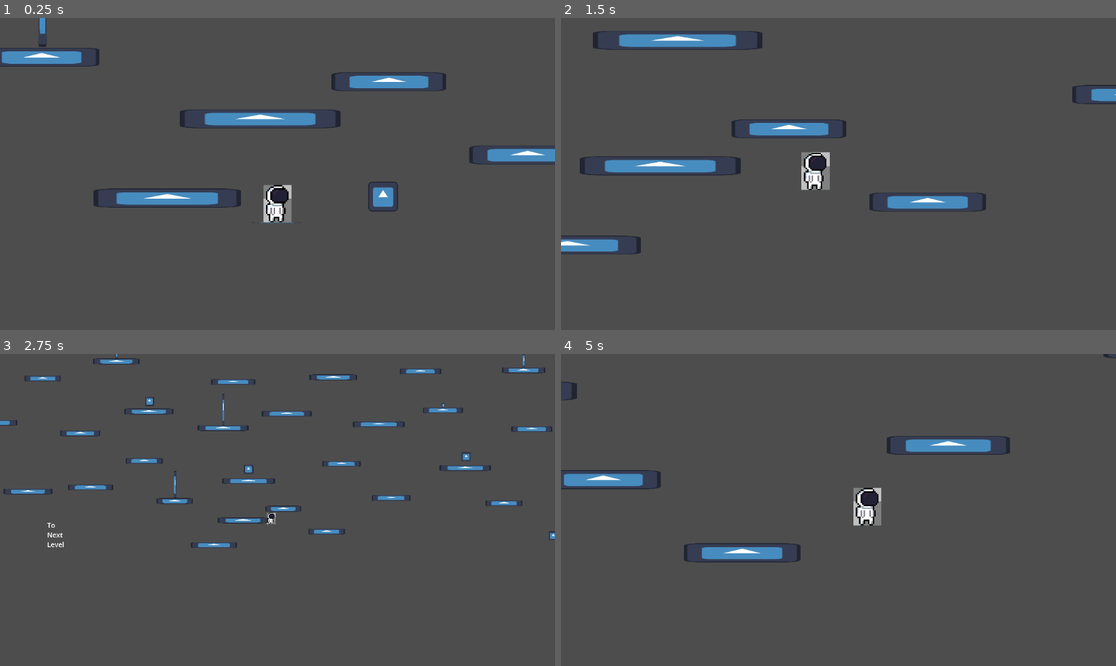
Above: before the commit, frames 1-4 (two rows, left to right).
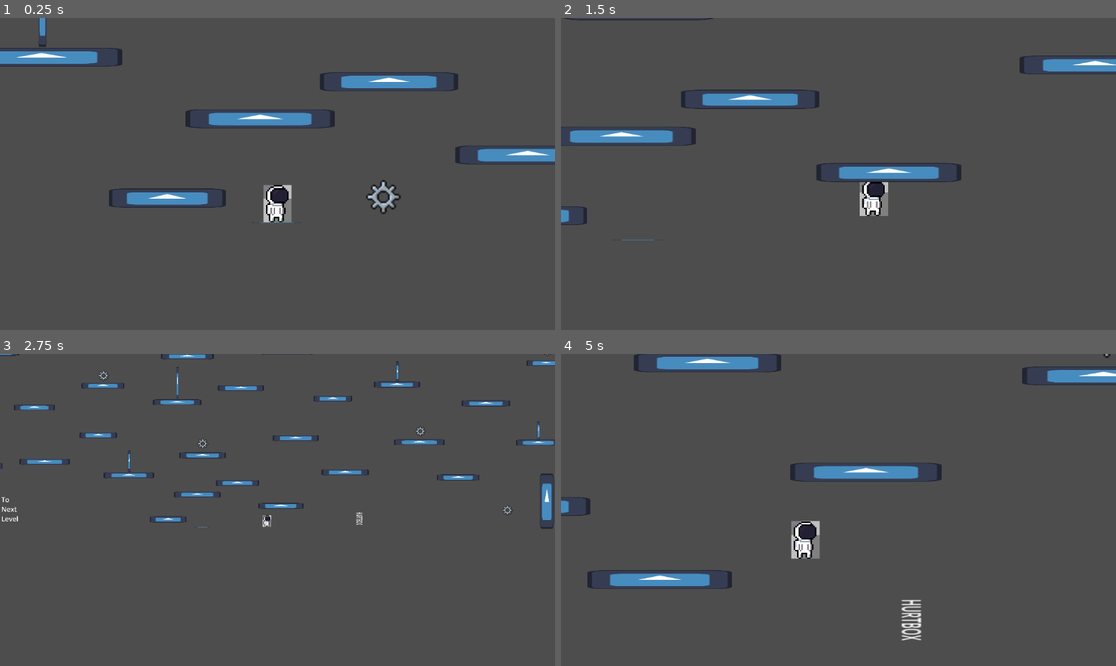
Above: after the commit, the same moments.

Repository: Atlus06/Planet-Trotter
Game: Godot game, scene res://src/core/main_game/main.tscn
Same seed, same stepped clock (60 frames per second), same inputs: the game is played once before the commit and once after it. The engine's default icon, where the game draws it, is replaced by a stand-in: a white triangle on a blue panel in a dark square.
Inputs (mouse positions are in pixels of both pictures, inside the frame that each line leads up to):
- Up to frame 1 (0.25 s): no input
- Up to frame 2 (1.5 s): tap Enter at 0.5 s; move the mouse to (960, 158) at 0.52 s; hold Shift (slide, bound only before the commit) 0.53-1.28 s; hold D (move_right) from 0.53 s (still down); click (960, 158) at 0.67 s; tap W (jump) at 0.77, 0.8, 1.07, 1.35 s; move the mouse to (727, 189) at 1.27 s
- Up to frame 3 (2.75 s): tap W (jump) at 1.52, 1.82, 2.3 s; tap Shift (slide, bound only before the commit) at 1.55 s; move the mouse to (333, 441) at 2.02 s; release D (move_right) at 2.03 s; hold A (move_left) from 2.03 s (still down); hold P (cam_zoom) from 2.03 s (still down)
- Up to frame 4 (5 s): move the mouse to (810, 572) at 2.77 s; release A (move_left) at 2.78 s; release P (cam_zoom) at 2.78 s; hold D (move_right) 2.78-4.28 s; tap Space (dash) at 2.85 s; click (810, 572) at 2.92 s; tap W (jump) at 3.02, 3.32, 3.77, 3.8, 4.07, 4.52, 4.82 s; tap Shift (slide, bound only before the commit) at 3.05, 4.55 s; move the mouse to (1005, 556) at 3.52 s; tap Down (look_down) at 3.6 s; move the mouse to (672, 463) at 4.27 s; hold A (move_left) from 4.28 s (still down); tap Left (look_left) at 4.35 s

The runs differ from the first frame. In frame 1, 1.9% of the frame differs, in the area x 0-99%, y 3-63%; in frame 2, 9.3%, in the area x 0-100%, y 0-76%; in frame 3, 5.4%; in frame 4, 7.5%.

Commit message:
added health & collectoble counting system

Diff:
--- /dev/null
+++ b/player_spawn_point.gd
@@ -0,0 +1,12 @@
+class_name Player_Spwan extends Marker2D
+
+@export var player: Player
+
+# Called when the node enters the scene tree for the first time.
+func _ready() -> void:
+	pass # Replace with function body.
+
+
+# Called every frame. 'delta' is the elapsed time since the previous frame.
+func _process(delta: float) -> void:
+	pass
--- a/project.godot
+++ b/project.godot
@@ -79,10 +79,14 @@
 "events": [Object(InputEventKey,"resource_local_to_scene":false,"resource_name":"","device":-1,"window_id":0,"alt_press …(192 unchanged characters)…
 ]
 }
-slide={
+crouch={
 "deadzone": 0.2,
 "events": [Object(InputEventKey,"resource_local_to_scene":false,"resource_name":"","device":-1,"window_id":0,"alt_press …(195 unchanged characters)…
 ]
+}
+Heal={
+"deadzone": 0.2,
+"events": []
 }
 
 [physics]
--- a/src/components/GameSignals.gd
+++ /dev/null
@@ -1,3 +0,0 @@
-class_name Game_Signals extends Node
-
-signal change_level
--- a/src/components/InputComponent.gd
+++ b/src/components/InputComponent.gd
@@ -15,7 +15,7 @@
 	aim_direction = Input.get_axis("jump", "down")
 	jump_pressed = Input.is_action_just_pressed("jump")
 	dash_pressed = Input.is_action_just_pressed("dash")
-	slide_pressed = Input.is_action_pressed("slide")
+	slide_pressed = Input.is_action_pressed("crouch")
 
 	#camera movement
 	camera_look.x = Input.get_axis("look_left","look_right")
--- a/src/components/MovementComponent.gd
+++ b/src/components/MovementComponent.gd
@@ -16,6 +16,7 @@
 var jumping := false
 var Ydirection: float
 var CanJump := false
+var CanDJump := false
 var is_wall_jumping := false
 
 var wants_dash := false
@@ -50,22 +51,19 @@
 	if body.is_on_floor() or body.is_on_wall():
 		CanJump = true
 		CanDash = true
+		CanDJump = true
 		was_on_floor = true
 
 	#jump
-	if jumping == true:
-		if body.is_on_floor() or not coyote_timer.is_stopped():
-			body.velocity.y = jump_velo
-			CanJump = false
-			coyote_timer.stop()
-		elif jumping and CanJump == true:
-			body.velocity.y = jump_velo
-			CanJump = false
+	if jumping and CanJump:
+		jump()
+		#print("normal jump")
+	elif jumping and CanDJump and not body.is_on_floor():
+		jump()
+		#print("double jump")
 
-	if was_on_floor and coyote_timer.is_stopped():
+	if body.is_on_floor() == false and CanJump and coyote_timer.is_stopped():
 		coyote_timer.start()
-		was_on_floor = false
-
 
 
 
@@ -97,13 +95,21 @@
 			wall_jump.start()
 			is_wall_jumping = true
 
-	handle_slide(delta)
+	handle_slide()
 
 	body.move_and_slide()
 
 
 
-func handle_slide(delta: float) -> void:
+func jump():
+	body.velocity.y = jump_velo
+	if body.is_on_floor():
+		CanJump = false
+	elif was_on_floor:
+		CanDJump = false
+
+
+func handle_slide() -> void:
 		#slide/ crouch
 	#if wants_slide and direction == 0:
 		#wants_crouch = true
@@ -111,7 +117,7 @@
 	if body.is_on_floor() and wants_slide and abs(body.velocity.x) > min_slide_tres and canslide:
 		if is_sliding == false:
 			is_sliding = true
-			print("slide started")
+			#print("slide started")
 			dash_cooldown.start()
 			canslide = false
 
@@ -122,10 +128,10 @@
 
 		if abs(body.velocity.x) <= slide_stop_tres:
 			stop_sliding()
-			print("slide stopped: stop treshold")
+			#print("slide stopped: stop treshold")
 		elif wants_slide == false:
 			stop_sliding()
-			print("slide stopped: button released")
+			#print("slide stopped: button released")
 
 
 
@@ -140,3 +146,7 @@
 
 func _on_dash_cooldown_timeout() -> void:
 	canslide = true
+
+
+func _on_coyote_timer_timeout() -> void:
+	CanJump = false
--- a/src/components/collectable_component.gd
+++ b/src/components/collectable_component.gd
@@ -3,6 +3,15 @@
 @export var Colletable_name: String
 var resource_value := 1
 
+var can_collect = false
+
+func _ready() -> void:
+	await get_tree().create_timer(0.1).timeout
+	can_collect = true
+
+
 func _on_collectable_body_entered(body: Node2D) -> void:
 	#print("You got a resource!")
-	get_parent().queue_free()
+	if body is Player and can_collect:
+		GameSignals.collectable_collected.emit(resource_value)
+		get_parent().queue_free()
--- /dev/null
+++ b/src/components/health_component.gd
@@ -0,0 +1,22 @@
+class_name Health_Component extends Node
+
+var max_health := 30
+var current_health: int
+
+signal health_changed
+signal dead
+
+func _ready() -> void:
+	current_health = max_health
+	health_changed.connect(health_update)
+	GameSignals.hurt_player.connect(player_hurt)
+
+	#print(current_health)
+
+func health_update() -> void:
+	current_health = clamp(current_health, 0, 30)
+	print("Health: %d / %d" %[current_health, max_health])
+
+func player_hurt(damage) -> void:
+	current_health -= damage
+	health_changed.emit()
--- /dev/null
+++ b/src/core/global systems/GameSignals.gd
@@ -0,0 +1,11 @@
+class_name Game_Signals extends Node
+
+signal change_level
+signal leaving_level(next_level_path)
+
+signal player_spawn(marker_location)
+
+signal hurt_player(damage)
+
+signal collectable_collected(value)
+signal level_max_collectable(max_collectables)
--- a/src/core/main_game/main.gd
+++ b/src/core/main_game/main.gd
@@ -1,19 +1,37 @@
 extends Node
 
 @onready var LevelRoot = get_node("World/LevelRoot")
+@onready var EntityRoot = get_node("World/EntityRoot")
+
+@export var player: Player
+
 
 func _ready() -> void:
-	#$Systems/LevelSwitcher.Switch_Level.connect(switch_level)
-	GameSignals.change_level.connect(switch_level)
-	#pass
+	load_start()
+
+	GameSignals.leaving_level.connect(switch_level)
 
 
-func switch_level():
-	#print("AAAAAAAAAAAAAAAAAAAAAAAAAAAAAAAAAAAAAA")
+func load_start():
+	if LevelRoot.get_child_count() == 0:
+		var start_level = load("res://src/levels/levels/start_level_test.tscn")
+		if start_level:
+			var new_level_instance = start_level.instantiate()
+			LevelRoot.call_deferred("add_child", new_level_instance)
+
+
+func switch_level(new_level_path: String):
+	#print("Changed level")
 	if LevelRoot.get_child_count() > 0:
-		var old_level = LevelRoot.get_child(0)
-		old_level.queue_free()
+		var current_level = LevelRoot.get_child(0)
+		current_level.queue_free()
 
-	var new_level_instance = preload("uid://n8mlxlm6rc5c").instantiate()
+	var level_scene = load(new_level_path)
+	if level_scene:
+		var new_level_instance = level_scene.instantiate()
+		LevelRoot.call_deferred("add_child", new_level_instance)
 
-	LevelRoot.add_child.call_deferred(new_level_instance)
+
+
+
+	#LevelRoot.add_child.call_deferred(new_level_instance)
--- a/src/core/main_game/main.tscn
+++ b/src/core/main_game/main.tscn
@@ -1,22 +1,22 @@
 [gd_scene format=3 uid="uid://drc4lugns5bhe"]
 
 [ext_resource type="Script" uid="uid://dru7mi1kfsfuy" path="res://src/core/main_game/main.gd" id="1_l4v7s"]
-[ext_resource type="PackedScene" uid="uid://bron0wumjmfk4" path="res://src/levels/levels/start_level_test.tscn" id="2_8jwtq"]
+[ext_resource type="Script" uid="uid://b3o3cuhc47nrl" path="res://src/core/main_game/systems.gd" id="2_xijci"]
 [ext_resource type="PackedScene" uid="uid://cf61t4wy32qm4" path="res://src/gameplay/player/player.tscn" id="3_h7gx0"]
 
-[node name="Main" type="Node" unique_id=966117738]
+[node name="Main" type="Node" unique_id=966117738 node_paths=PackedStringArray("player")]
 process_mode = 3
 script = ExtResource("1_l4v7s")
+player = NodePath("World/EntityRoot/Player")
 
 [node name="Systems" type="Node" parent="." unique_id=952550901]
+script = ExtResource("2_xijci")
 
 [node name="World" type="Node2D" parent="." unique_id=1859327939]
 process_mode = 1
 
 [node name="LevelRoot" type="Node2D" parent="World" unique_id=492495862]
 
-[node name="StartLevel_Test" parent="World/LevelRoot" unique_id=528654400 instance=ExtResource("2_8jwtq")]
-
 [node name="EntityRoot" type="Node2D" parent="World" unique_id=111508631]
 
 [node name="Player" parent="World/EntityRoot" unique_id=1113507717 instance=ExtResource("3_h7gx0")]
--- /dev/null
+++ b/src/core/main_game/systems.gd
@@ -0,0 +1,20 @@
+extends Node
+
+var collectables_collected: int
+var max_collectables: int
+
+
+func _ready() -> void:
+	GameSignals.level_max_collectable.connect(set_max_collectables)
+	GameSignals.collectable_collected.connect(update_collectables)
+
+
+
+#Collectable system
+func set_max_collectables(most: int) -> void:
+	max_collectables = most
+
+func update_collectables(value: int) -> void:
+	collectables_collected += value
+	clamp(collectables_collected, 0, max_collectables)
+	print("Collectables Collected: %d / %d" %[collectables_collected, max_collectables])
--- a/src/gameplay/interactables/collectibles.tscn
+++ b/src/gameplay/interactables/collectibles.tscn
@@ -1,6 +1,6 @@
 [gd_scene format=3 uid="uid://doi2h56o46e1t"]
 
-[ext_resource type="Texture2D" uid="uid://qdl4mhpxnvab" path="res://Assets/icon.svg" id="1_oknvs"]
+[ext_resource type="Texture2D" uid="uid://cr18s8eg24qew" path="res://Assets/gear.png" id="1_wa5cq"]
 [ext_resource type="Script" uid="uid://1m6kv0ita3is" path="res://src/components/collectable_component.gd" id="2_gb2wt"]
 
 [sub_resource type="CircleShape2D" id="CircleShape2D_gb2wt"]
@@ -9,7 +9,9 @@
 [node name="Collectable" type="Area2D" unique_id=935513117]
 
 [node name="Sprite2D" type="Sprite2D" parent="." unique_id=856447400]
-texture = ExtResource("1_oknvs")
+position = Vector2(1.4999987, 2.0000057)
+scale = Vector2(6.71875, 6.562501)
+texture = ExtResource("1_wa5cq")
 
 [node name="CollisionShape2D" type="CollisionShape2D" parent="." unique_id=1097344666]
 shape = SubResource("CircleShape2D_gb2wt")
--- /dev/null
+++ b/src/gameplay/interactables/hurt_box.gd
@@ -0,0 +1,8 @@
+extends Area2D
+
+var damage := 10
+
+
+func _on_body_entered(body: Node2D) -> void:
+	#if Player:
+	GameSignals.hurt_player.emit(damage)
--- /dev/null
+++ b/src/gameplay/interactables/hurt_box.tscn
@@ -0,0 +1,24 @@
+[gd_scene format=3 uid="uid://fbejtmxntvl"]
+
+[ext_resource type="Script" uid="uid://cmjduv6rdwx0x" path="res://src/gameplay/interactables/hurt_box.gd" id="1_3sp3k"]
+
+[sub_resource type="CapsuleShape2D" id="CapsuleShape2D_3sp3k"]
+radius = 34.0
+height = 116.0
+
+[node name="HurtBox" type="Area2D" unique_id=1730661942]
+script = ExtResource("1_3sp3k")
+
+[node name="CollisionShape2D" type="CollisionShape2D" parent="." unique_id=901827892]
+shape = SubResource("CapsuleShape2D_3sp3k")
+
+[node name="Label" type="Label" parent="." unique_id=1690257913]
+offset_left = 49.0
+offset_top = -53.999996
+offset_right = 126.0
+offset_bottom = -30.999996
+rotation = 1.5680791
+scale = Vector2(1.4001071, 4.120858)
+text = "HURTBOX"
+
+[connection signal="body_entered" from="." to="." method="_on_body_entered"]
--- a/src/gameplay/player/player.gd
+++ b/src/gameplay/player/player.gd
@@ -4,6 +4,7 @@
 @onready var movement_component: Movement_Component = %Movement_Component
 @onready var gravity_component: Gravity_Component = %Gravity_Component
 @onready var camera_component: Camera_Component = %Camera_Component
+@onready var health_component: Health_Component = %Health_Component
 
 
 func _physics_process(delta: float) -> void:
@@ -17,7 +18,7 @@
 	movement_component.jumping = input_component.jump_pressed
 	movement_component.wants_dash = input_component.dash_pressed
 	movement_component.wants_slide = input_component.slide_pressed
-	movement_component.handle_slide(delta)
+	movement_component.handle_slide()
 	movement_component.update(delta)
 
 	#applies gravity
--- a/src/gameplay/player/player.tscn
+++ b/src/gameplay/player/player.tscn
@@ -6,9 +6,10 @@
 [ext_resource type="Script" uid="uid://c8ar433hsh7mt" path="res://src/components/InputComponent.gd" id="3_6t5aa"]
 [ext_resource type="Script" uid="uid://d1710yeed7ers" path="res://src/components/GravityComponent.gd" id="5_fkybt"]
 [ext_resource type="Script" uid="uid://cvew43pwirayn" path="res://src/components/camera_component.gd" id="6_x3wgy"]
+[ext_resource type="Script" uid="uid://c468vlif3y6ll" path="res://src/components/health_component.gd" id="7_kjyqo"]
 
 [sub_resource type="RectangleShape2D" id="RectangleShape2D_88kja"]
-size = Vector2(294, 614)
+size = Vector2(330, 614)
 
 [node name="Player" type="CharacterBody2D" unique_id=1113507717]
 scale = Vector2(0.5, 0.5)
@@ -18,7 +19,7 @@
 texture = ExtResource("2_dxsvo")
 
 [node name="CollisionShape2D" type="CollisionShape2D" parent="." unique_id=744712605]
-position = Vector2(-21, 67)
+position = Vector2(-19, 67)
 shape = SubResource("RectangleShape2D_88kja")
 
 [node name="Camera2D" type="Camera2D" parent="." unique_id=763303121]
@@ -68,6 +69,12 @@
 cam_max_look = 400
 metadata/_custom_type_script = "uid://cvew43pwirayn"
 
+[node name="Health_Component" type="Node" parent="." unique_id=2118298049]
+unique_name_in_owner = true
+script = ExtResource("7_kjyqo")
+metadata/_custom_type_script = "uid://c468vlif3y6ll"
+
 [connection signal="timeout" from="DashTimer" to="Movement_Component" method="_on_dash_timer_timeout"]
 [connection signal="timeout" from="WallJump" to="Movement_Component" method="_on_wall_jump_timeout"]
 [connection signal="timeout" from="DashCooldown" to="Movement_Component" method="_on_dash_cooldown_timeout"]
+[connection signal="timeout" from="CoyoteTimer" to="Movement_Component" method="_on_coyote_timer_timeout"]
--- a/src/levels/level_components/level_switcher.tscn
+++ b/src/levels/level_components/level switcher/level_switcher.tscn
@@ -1,8 +1,5 @@
 [gd_scene format=3 uid="uid://euo5evp86ctc"]
 
-[ext_resource type="Script" uid="uid://bspdc0h6toqed" path="res://src/levels/level_components/level_switcher.gd" id="1_ukmjr"]
-
 [node name="LevelSwitcher_component" type="Area2D" unique_id=326202995]
-script = ExtResource("1_ukmjr")
 
 [connection signal="body_entered" from="." to="." method="_on_body_entered"]
--- /dev/null
+++ b/src/levels/level_components/level switcher/level_switcher_back2start.gd
@@ -0,0 +1,14 @@
+extends Area2D
+
+#signal Switch_Level
+var can_switch = false
+
+func _ready() -> void:
+	await get_tree().create_timer(0.5).timeout
+	can_switch = true
+
+func _on_body_entered(body: Node2D) -> void:
+	#GameSignals.change_level.emit()
+	if can_switch and body is Player:
+		GameSignals.leaving_level.emit("res://src/levels/levels/start_level_test.tscn")
+		#print("to level 2")
--- /dev/null
+++ b/src/levels/level_components/level switcher/level_switcher_lvl1.gd
@@ -0,0 +1,14 @@
+extends Area2D
+
+#signal Switch_Level
+var can_switch = false
+
+func _ready() -> void:
+	await get_tree().create_timer(0.5).timeout
+	can_switch = true
+
+func _on_body_entered(body: Node2D) -> void:
+	#GameSignals.change_level.emit()
+	if can_switch and body is Player:
+		GameSignals.leaving_level.emit("res://src/levels/levels/level_1_test.tscn")
+		#print("to level 1")
--- /dev/null
+++ b/src/levels/level_components/level switcher/level_switcher_lvl2.gd
@@ -0,0 +1,14 @@
+extends Area2D
+
+#signal Switch_Level
+var can_switch = false
+
+func _ready() -> void:
+	await get_tree().create_timer(0.5).timeout
+	can_switch = true
+
+func _on_body_entered(body: Node2D) -> void:
+	#GameSignals.change_level.emit()
+	if can_switch and body is Player:
+		GameSignals.leaving_level.emit("res://src/levels/levels/level_2_test.tscn")
+		#print("to level 2")
--- /dev/null
+++ b/src/levels/level_components/level_info_component.gd
@@ -0,0 +1,10 @@
+class_name level_info extends Node
+
+@export var max_collectable_number: int
+@export var max_checkpoint_number: int
+
+func _enter_tree() -> void:
+	if get_parent() == null:
+		return
+	elif get_parent() != null:
+		GameSignals.level_max_collectable.emit()
--- a/src/levels/level_components/level_switcher.gd
+++ /dev/null
@@ -1,7 +0,0 @@
-class_name LevelSwitcher extends Area2D
-
-#signal Switch_Level
-
-
-func _on_body_entered(body: Node2D) -> void:
-	GameSignals.change_level.emit()
--- /dev/null
+++ b/src/levels/level_components/start_level_info_component.gd
@@ -0,0 +1,10 @@
+class_name start_level_info extends Node
+
+@export var max_collectable_number := 13
+@export var max_checkpoint_number: int
+
+func _enter_tree() -> void:
+	if get_parent() == null:
+		return
+	elif get_parent() != null:
+		GameSignals.level_max_collectable.emit(max_collectable_number)
--- a/src/levels/levels/level_1_test.tscn
+++ b/src/levels/levels/level_1_test.tscn
@@ -1,8 +1,64 @@
 [gd_scene format=3 uid="uid://n8mlxlm6rc5c"]
 
 [ext_resource type="PackedScene" uid="uid://cr4mkpaurcyv0" path="res://src/levels/level_components/floor.tscn" id="1_mwsbo"]
+[ext_resource type="PackedScene" uid="uid://euo5evp86ctc" path="res://src/levels/level_components/level switcher/level_switcher.tscn" id="2_vyunw"]
+[ext_resource type="Script" uid="uid://3qpmovyfqk0k" path="res://src/levels/level_components/level switcher/level_switcher_lvl2.gd" id="3_qmyir"]
+[ext_resource type="Script" uid="uid://d1lh5vem7qgqx" path="res://src/levels/level_components/level switcher/level_switcher_back2start.gd" id="4_gyw3p"]
+
+[sub_resource type="RectangleShape2D" id="RectangleShape2D_vyunw"]
+size = Vector2(173, 230)
 
 [node name="Level1_Test" type="Node2D" unique_id=661084142]
 
+[node name="Label" type="Label" parent="." unique_id=1982247816]
+offset_left = 421.0
+offset_top = 156.0
+offset_right = 682.0
+offset_bottom = 263.0
+theme_override_font_sizes/font_size = 78
+text = "Level 1"
+metadata/_edit_use_anchors_ = true
+
 [node name="Floor" parent="." unique_id=1638395231 instance=ExtResource("1_mwsbo")]
-position = Vector2(588, 650)
+position = Vector2(585, 647)
+
+[node name="LevelSwitch" type="Node" parent="." unique_id=1888275976]
+
+[node name="LevelSwitcher_component" parent="LevelSwitch" unique_id=326202995 instance=ExtResource("2_vyunw")]
+position = Vector2(232, 416)
+script = ExtResource("3_qmyir")
+
+[node name="CollisionShape2D" type="CollisionShape2D" parent="LevelSwitch/LevelSwitcher_component" unique_id=563553997]
+position = Vector2(78.5, 117)
+shape = SubResource("RectangleShape2D_vyunw")
+
+[node name="Label" type="Label" parent="LevelSwitch/LevelSwitcher_component" unique_id=271096571]
+offset_right = 158.0
+offset_bottom = 237.0
+theme_override_font_sizes/font_size = 56
+text = "TO
+NEXT
+LEVEL"
+uppercase = true
+metadata/_edit_use_anchors_ = true
+
+[node name="LevelSwitcher_component2" parent="LevelSwitch" unique_id=377270517 instance=ExtResource("2_vyunw")]
+position = Vector2(826, 422)
+script = ExtResource("4_gyw3p")
+
+[node name="CollisionShape2D2" type="CollisionShape2D" parent="LevelSwitch/LevelSwitcher_component2" unique_id=297582580]
+position = Vector2(78.5, 108)
+shape = SubResource("RectangleShape2D_vyunw")
+
+[node name="Label2" type="Label" parent="LevelSwitch/LevelSwitcher_component2" unique_id=1251710181]
+offset_top = -9.0
+offset_right = 158.0
+offset_bottom = 228.0
+theme_override_font_sizes/font_size = 56
+text = "TO
+START
+LEVEL"
+uppercase = true
+metadata/_edit_use_anchors_ = true
+
+[node name="PlayerSpawn" type="Node" parent="." unique_id=156468546]
--- /dev/null
+++ b/src/levels/levels/level_2_test.tscn
@@ -0,0 +1,16 @@
+[gd_scene format=3 uid="uid://pt2hv0gvs34s"]
+
+[ext_resource type="PackedScene" uid="uid://cr4mkpaurcyv0" path="res://src/levels/level_components/floor.tscn" id="1_5ylj8"]
+
+[node name="Level2Test" type="Node2D" unique_id=318216114]
+
+[node name="Floor" parent="." unique_id=1638395231 instance=ExtResource("1_5ylj8")]
+position = Vector2(-362, 621)
+
+[node name="Label" type="Label" parent="." unique_id=1555438888]
+offset_left = -511.0
+offset_top = 168.0
+offset_right = -250.0
+offset_bottom = 275.0
+theme_override_font_sizes/font_size = 78
+text = "Level 2"
--- a/src/levels/levels/start_level_test.tscn
+++ b/src/levels/levels/start_level_test.tscn
@@ -1,16 +1,24 @@
 [gd_scene format=3 uid="uid://bron0wumjmfk4"]
 
+[ext_resource type="Script" uid="uid://dmxysk6eh66gg" path="res://src/levels/level_components/start_level_info_component.gd" id="1_dygjl"]
 [ext_resource type="PackedScene" uid="uid://cr4mkpaurcyv0" path="res://src/levels/level_components/floor.tscn" id="1_s1lil"]
 [ext_resource type="PackedScene" uid="uid://c1k0kbu1wwrm6" path="res://src/levels/level_components/wall.tscn" id="2_po03k"]
 [ext_resource type="PackedScene" uid="uid://d2ofgkmuhelmq" path="res://src/levels/level_components/platform.tscn" id="3_ef8id"]
 [ext_resource type="PackedScene" uid="uid://doi2h56o46e1t" path="res://src/gameplay/interactables/collectibles.tscn" id="4_538ra"]
-[ext_resource type="PackedScene" uid="uid://euo5evp86ctc" path="res://src/levels/level_components/level_switcher.tscn" id="5_po03k"]
+[ext_resource type="PackedScene" uid="uid://euo5evp86ctc" path="res://src/levels/level_components/level switcher/level_switcher.tscn" id="5_po03k"]
+[ext_resource type="Script" uid="uid://dr6lbha0cj0ni" path="res://src/levels/level_components/level switcher/level_switcher_lvl1.gd" id="6_ef8id"]
+[ext_resource type="PackedScene" uid="uid://fbejtmxntvl" path="res://src/gameplay/interactables/hurt_box.tscn" id="7_538ra"]
 
 [sub_resource type="RectangleShape2D" id="RectangleShape2D_po03k"]
 size = Vector2(161, 253)
 
 [node name="StartLevel_Test" type="Node2D" unique_id=528654400]
 
+[node name="start_level_info" type="Node" parent="." unique_id=1555482996]
+script = ExtResource("1_dygjl")
+max_collectable_number = 13
+metadata/_custom_type_script = "uid://dmxysk6eh66gg"
+
 [node name="Enviornment" type="Node" parent="." unique_id=1577014597]
 
 [node name="Walls" type="Node" parent="Enviornment" unique_id=1445587148]
@@ -365,6 +373,7 @@
 
 [node name="LevelSwitcher" parent="Objects/LevelSwitch" unique_id=326202995 instance=ExtResource("5_po03k")]
 position = Vector2(-1669, -225)
+script = ExtResource("6_ef8id")
 
 [node name="CollisionShape2D" type="CollisionShape2D" parent="Objects/LevelSwitch/LevelSwitcher" unique_id=1871475571]
 position = Vector2(70.5, 116.5)
@@ -377,7 +386,11 @@
 text = "To
 Next
 Level"
-
-[node name="PlayerSpawn" type="Node" parent="Objects" unique_id=551039250]
-
-[node name="PlayerSpawn" type="Marker2D" parent="Objects/PlayerSpawn" unique_id=696353823]
+metadata/_edit_use_anchors_ = true
+
+[node name="PlayerSpawn" type="Node" parent="." unique_id=551039250]
+
+[node name="temp" type="Node" parent="." unique_id=1520839618]
+
+[node name="HurtBox" parent="temp" unique_id=1730661942 instance=ExtResource("7_538ra")]
+position = Vector2(1304, -28)
Binary file added: Assets/gear.png
Not shown, added: Assets/gear.png.import
Binary file added: Assets/temp_checkpoint.png
Not shown, added: Assets/temp_checkpoint.png.import
Not shown, added: player_spawn_point.gd.uid
Not shown, added: src/components/health_component.gd.uid
Renamed: src/components/GameSignals.gd.uid -> src/core/global systems/GameSignals.gd.uid
Not shown, added: src/core/main_game/systems.gd.uid
Not shown, added: src/gameplay/interactables/hurt_box.gd.uid
Not shown, added: src/levels/level_components/level switcher/level_switcher_back2start.gd.uid
Not shown, added: src/levels/level_components/level switcher/level_switcher_lvl1.gd.uid
Not shown, added: src/levels/level_components/level switcher/level_switcher_lvl2.gd.uid
(and 3 more such lines)
